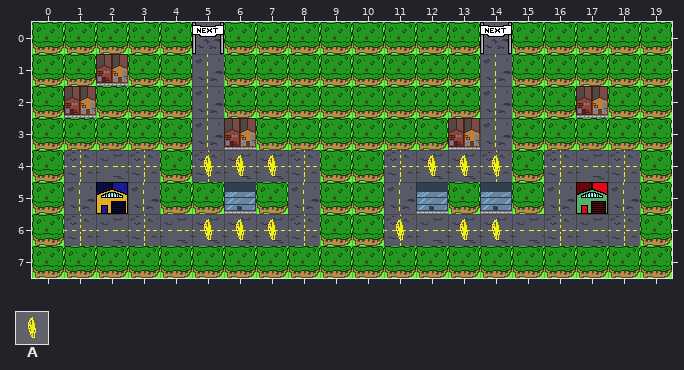
Tiled map, stored at static/maps/test_map.tmx. The first picture shows the starting point.
Cells are 32x32 px. Shown: x 0..19, y 0..7.
Key: from "tiles": A 9.
_ is an empty cell.
Layers that did not change in this view are not listed.
Layer "Collectibles" before, first column x 0:
0 ____________________
1 ____________________
2 ____________________
3 ____________________
4 _____AAA____AAA_____
5 ____________________
6 _____AAA___A_AA_____
7 ____________________
After:
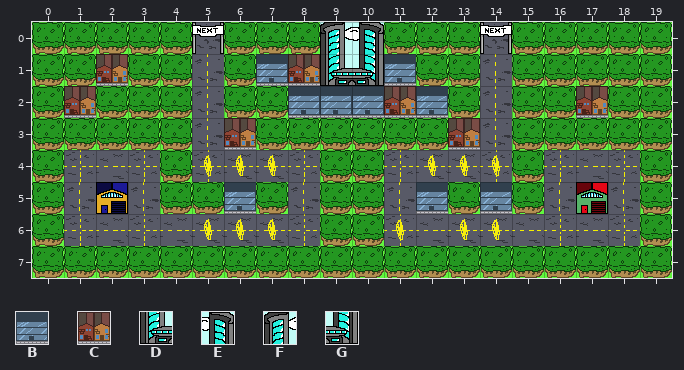
Further tiles: from "draw": B 3, C 4, D 10, E 11, F 12, G 13.
Log entry: city hall added to map
The exact change:
Layer "Collectibles":
Tile B is added in row 1 at x 7 and 11; in row 2 at x 8 to 10 and 12.
Tile C is added in row 1 at x 8; in row 2 at x 11.
Tile D is added in row 1 at x 9.
Tile E is added in row 0 at x 10.
Tile F is added in row 0 at x 9.
Tile G is added in row 1 at x 10.
